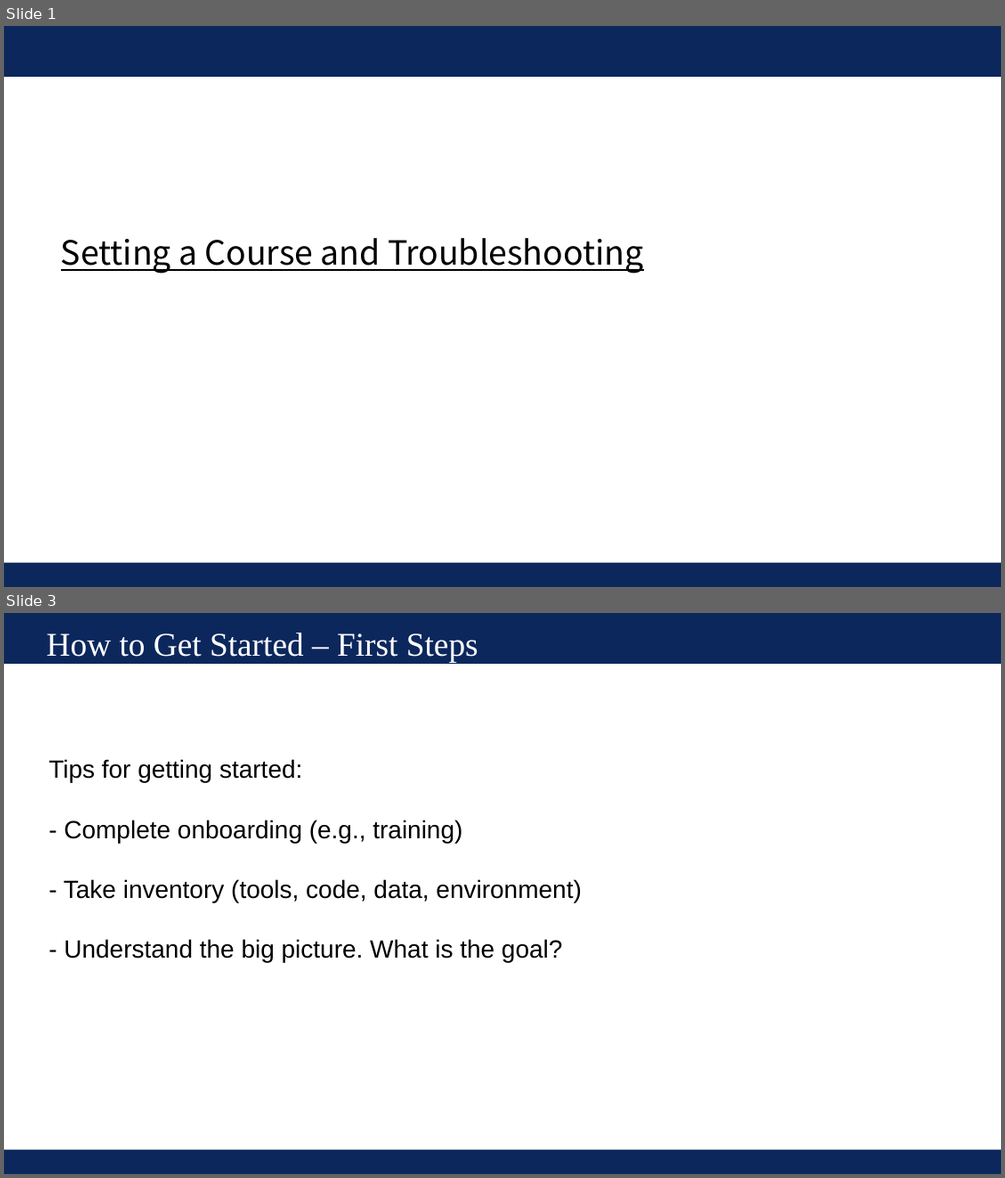
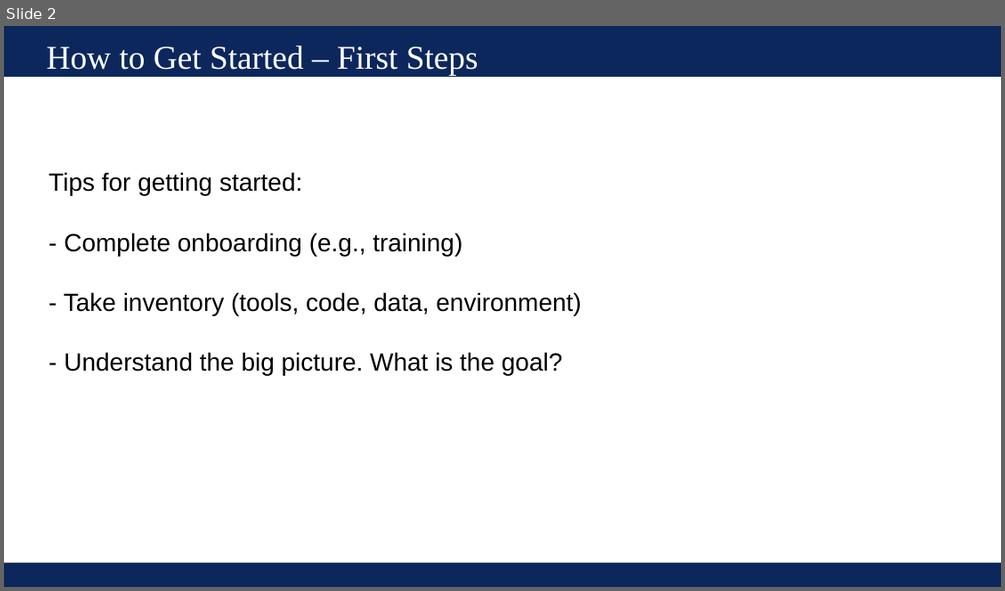
Before and after one commit to UVADS/ds6011, a slide deck: 08_getting_started_and_troubleshooting.pptx. Shown one above the other, each under a label of ours: slides 1 and 3 before the commit, slide 2 after it; the slides between them are not shown. The pictures are 1005x1178 and 1005x591 pixels, drawn with LibreOffice and Linux fonts; fonts in the diff are those of the drawing. Boxes give left, top, right and bottom in pixels: in the first picture for what was removed or moved away, otherwise in the second. Text is boxed around its words. In the diff, an @@ line names an element or a change of style, - is before the commit and + after.

Commit message:
added to troubleshooting

```diff
--- a/08_getting_started_and_troubleshooting.pptx
+++ b/08_getting_started_and_troubleshooting.pptx
@@ slide 1 removed at (x1=4, y1=26, x2=1001, y2=587), background #FFFFFF; not listed: 2 template elements that a slide beside it also shows @@
@@ title removed at (x1=61, y1=238, x2=643, y2=273) @@
-Setting a Course and Troubleshooting
@@ what was slide 3 is now slide 2 @@
```
Also in this commit, not shown: 4 slides changed, 5 slides added, 2 other files.
